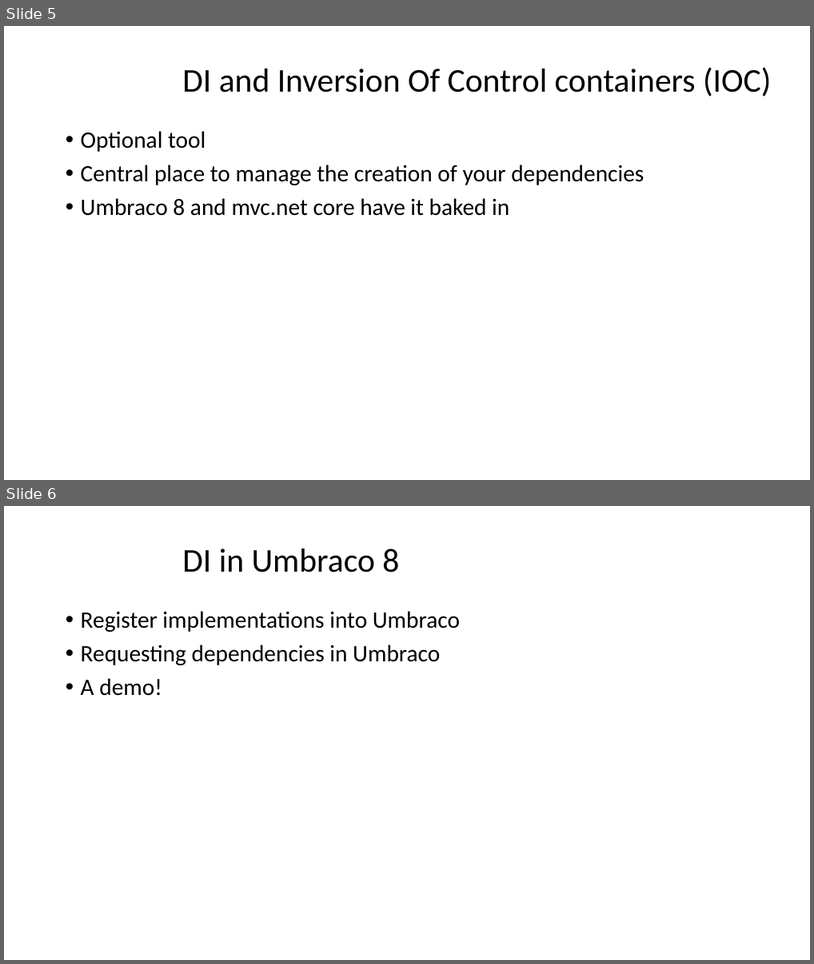
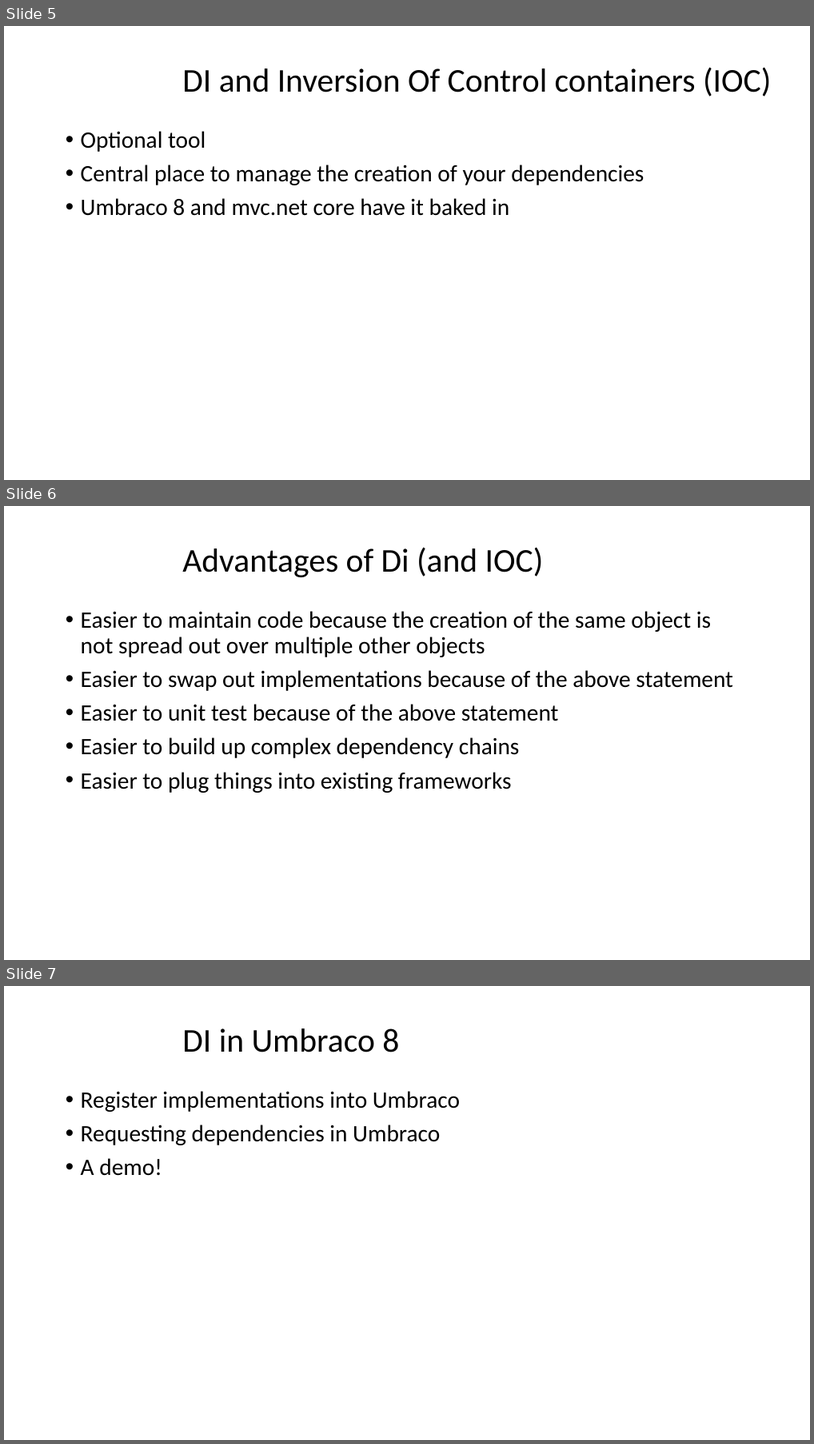
Before and after one commit to Migaroez/CodePatchDependencyInjection, a slide deck: Introduction to Dependency injection.pptx. Shown one above the other, each under a label of ours: slides 5 and 6 before the commit, slides 5, 6 and 7 after it. The pictures are 814x964 and 814x1444 pixels, drawn with LibreOffice and Linux fonts; fonts in the diff are those of the drawing; background and template pictures are left out. Boxes give left, top, right and bottom in pixels: in the first picture for what was removed or moved away, otherwise in the second. Text is boxed around its words. In the diff, an @@ line names an element or a change of style, - is before the commit and + after.

```diff
--- a/Introduction to Dependency injection.pptx
+++ b/Introduction to Dependency injection.pptx
@@ slide 6 added at (x1=4, y1=506, x2=810, y2=960), background picture (left out) @@
@@ title added at (x1=182, y1=547, x2=544, y2=577), 39.6 pt, text #000000 @@
+Advantages of Di (and IOC)
@@ text added at (x1=81, y1=611, x2=734, y2=792), 28 pt, text #000000 @@
+• Easier to maintain code because the creation of the same object is not spread out over multiple other objects
+• Easier to swap out implementations because of the above statement
+• Easier to unit test because of the above statement
+• Easier to build up complex dependency chains
+• Easier to plug things into existing frameworks
@@ what was slide 6 is now slide 7 @@
```
Also in this commit, not shown: 2 slides changed.
